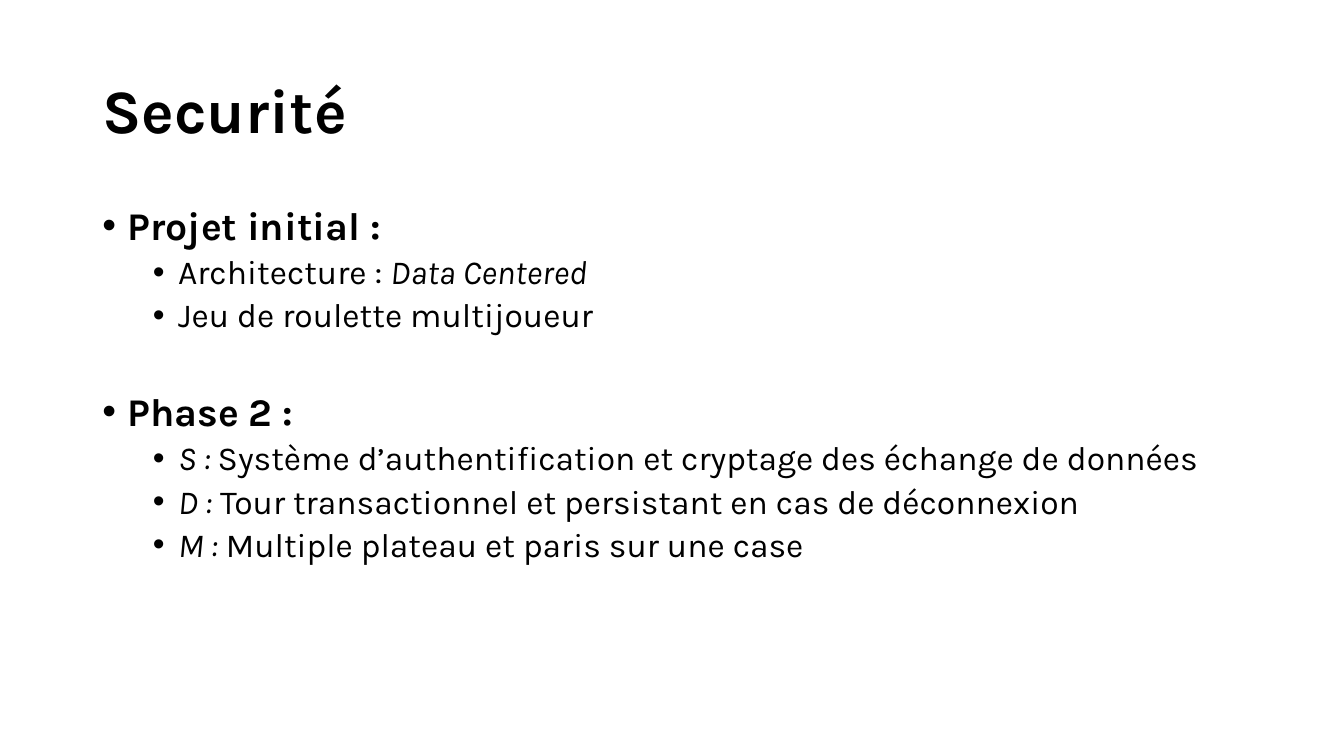
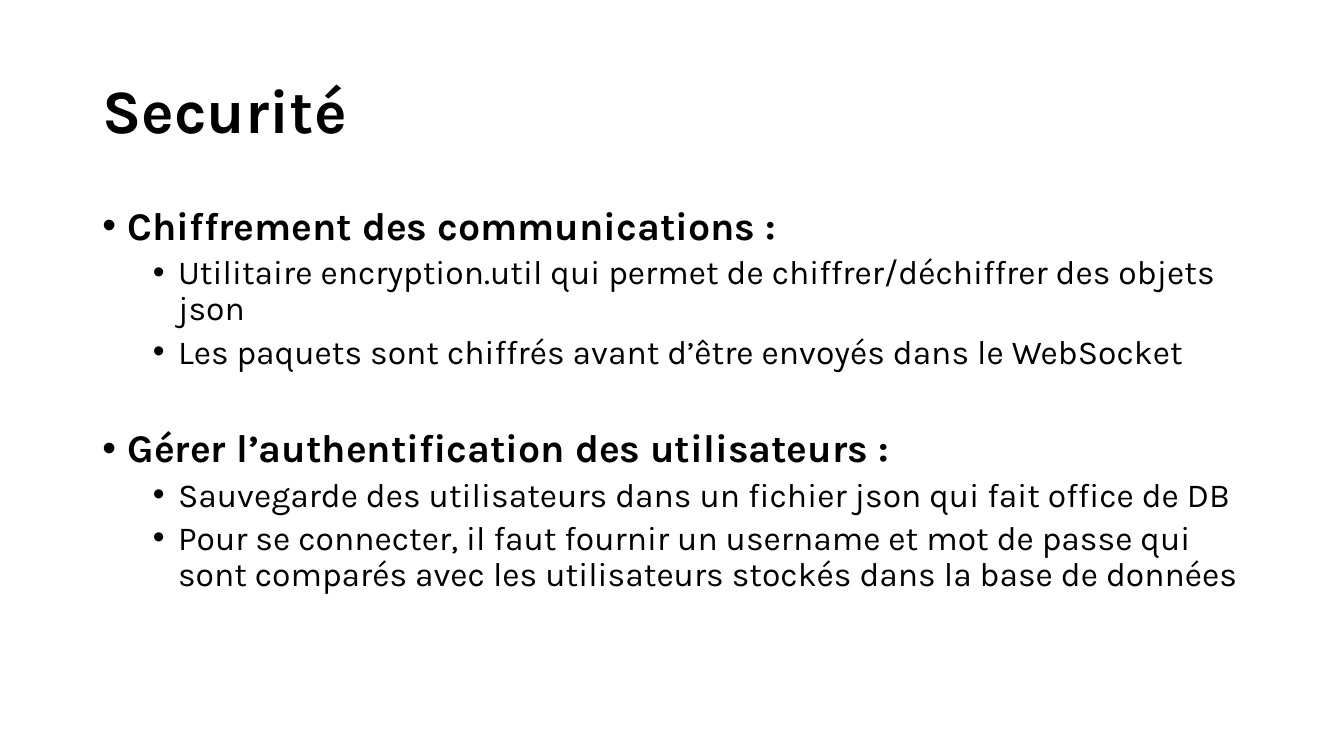
Before and after one commit to RobinSteiger/ASAD, a slide deck: slide 3 of doc/presentation.pptx. Drawn at 1344x756 pixels with LibreOffice and Linux fonts; fonts in the diff are those of the drawing. Boxes give left, top, right and bottom in pixels: in the first picture for what was removed or moved away, otherwise in the second. Text is boxed around its words. In the diff, an @@ line names an element or a change of style, - is before the commit and + after.

```diff
--- a/doc/presentation.pptx
+++ b/doc/presentation.pptx
@@ text at [128,212,1237,594]: text changed @@
-• Projet initial :
-  • Architecture : Data Centered
-  • Jeu de roulette multijoueur
-• Phase 2 :
-  • S : Système d’authentification et cryptage des échange de données
-  • D : Tour transactionnel et persistant en cas de déconnexion
-  • M : Multiple plateau et paris sur une case
+• Chiffrement des communications :
+  • Utilitaire encryption.util qui permet de chiffrer/déchiffrer des objets json
+  • Les paquets sont chiffrés avant d’être envoyés dans le WebSocket
+• Gérer l’authentification des utilisateurs :
+  • Sauvegarde des utilisateurs dans un fichier json qui fait office de DB
+  • Pour se connecter, il faut fournir un username et mot de passe qui sont comparés avec les utilisateurs stockés dans la base de données
```
Also in this commit, not shown: 1 other slide changed.
